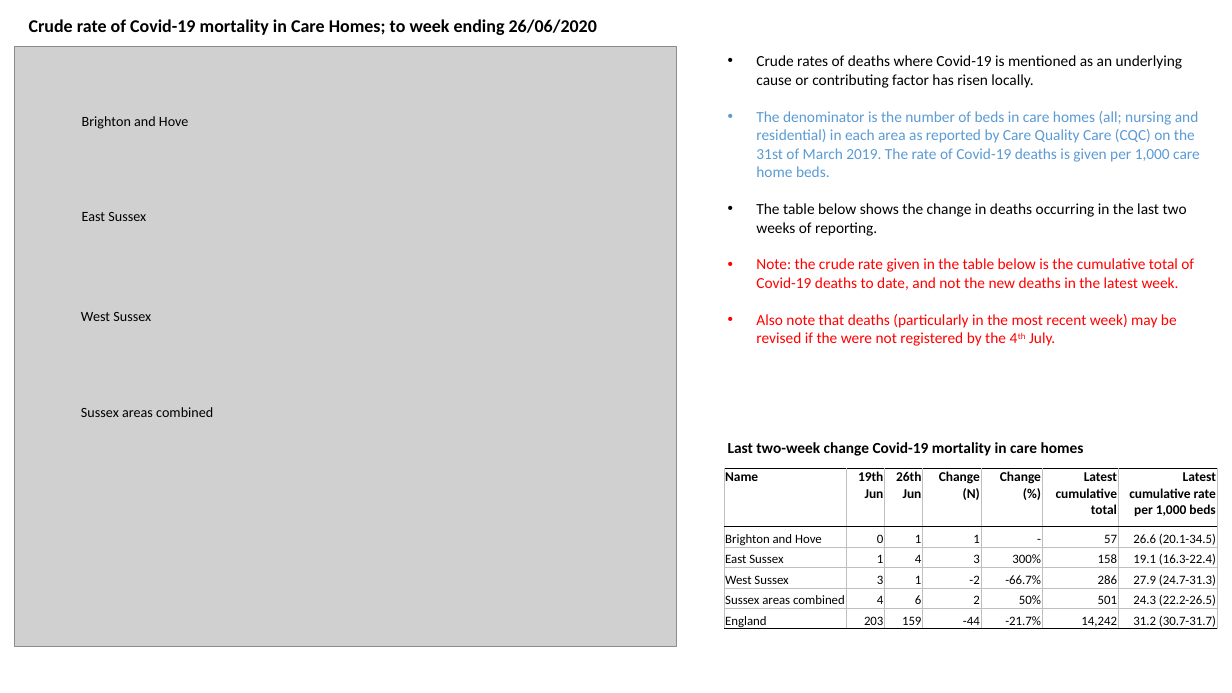
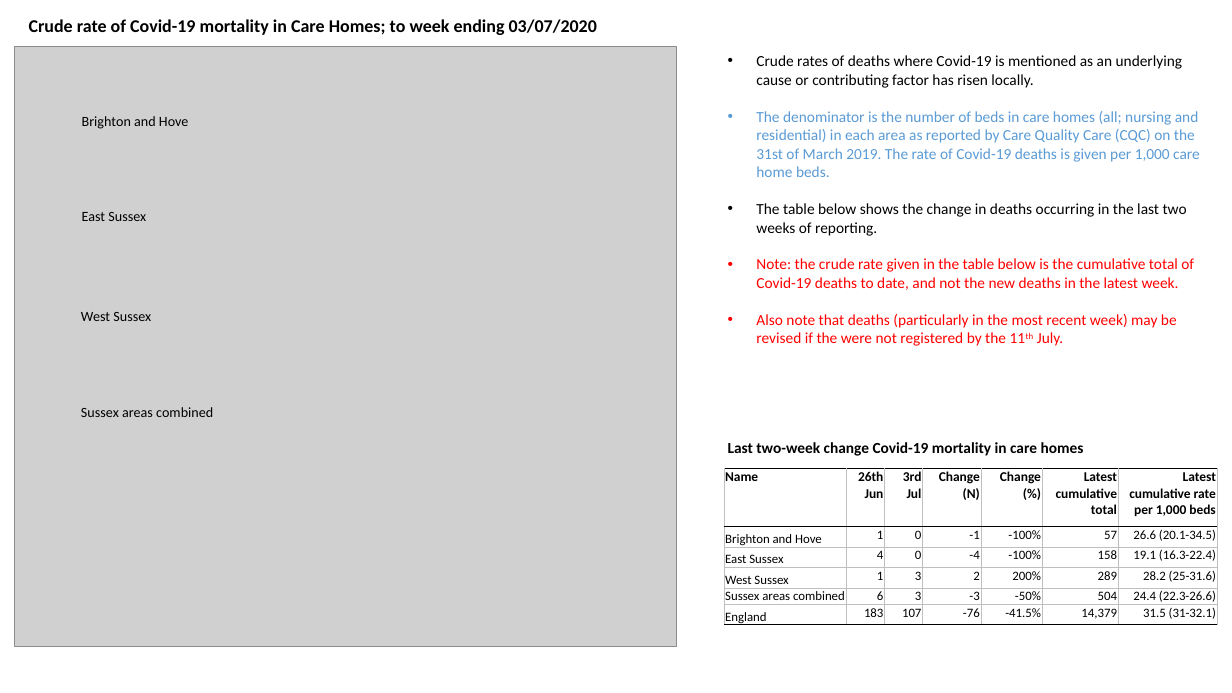
Before and after one commit to psychty/another_covid_repo, a slide deck: slide 17 of Weekly_mortality_updates_Sussex/Death Slides - Brighton and Hove 14th July update.pptx. Drawn at 1232x693 pixels with LibreOffice and Linux fonts; fonts in the diff are those of the drawing; grey boxes stand for pictures. Boxes give left, top, right and bottom in pixels: in the first picture for what was removed or moved away, otherwise in the second. Text is boxed around its words. In the diff, an @@ line names an element or a change of style, - is before the commit and + after.

```diff
--- a/Weekly_mortality_updates_Sussex/Death Slides - Brighton and Hove 14th July update.pptx
+++ b/Weekly_mortality_updates_Sussex/Death Slides - Brighton and Hove 14th July update.pptx
@@ text at (29,19,597,35): text changed @@
-Crude rate of Covid-19 mortality in Care Homes; to week ending 26/06/2020
+Crude rate of Covid-19 mortality in Care Homes; to week ending 03/07/2020
@@ text at (756,314,1177,346): text changed @@
-• Also note that deaths (particularly in the most recent week) may be revised if the were not registered by the 4th July.
+• Also note that deaths (particularly in the most recent week) may be revised if the were not registered by the 11th July.
@@ table at (725,469,1216,640) @@
-row 1, column 2: 19th Jun
+row 1, column 2: 26th Jun
-row 1, column 3: 26th Jun
+row 1, column 3: 3rd Jul
-row 2: Brighton and Hove | 0 | 1 | 1 | - | 57 | 26.6 (20.1-34.5)
+row 2: Brighton and Hove | 1 | 0 | -1 | -100% | 57 | 26.6 (20.1-34.5)
-row 3: East Sussex | 1 | 4 | 3 | 300% | 158 | 19.1 (16.3-22.4)
+row 3: East Sussex | 4 | 0 | -4 | -100% | 158 | 19.1 (16.3-22.4)
-row 4: West Sussex | 3 | 1 | -2 | -66.7% | 286 | 27.9 (24.7-31.3)
+row 4: West Sussex | 1 | 3 | 2 | 200% | 289 | 28.2 (25-31.6)
-row 5: Sussex areas combined | 4 | 6 | 2 | 50% | 501 | 24.3 (22.2-26.5)
+row 5: Sussex areas combined | 6 | 3 | -3 | -50% | 504 | 24.4 (22.3-26.6)
-row 6: England | 203 | 159 | -44 | -21.7% | 14,242 | 31.2 (30.7-31.7)
+row 6: England | 183 | 107 | -76 | -41.5% | 14,379 | 31.5 (31-32.1)
```
Also in this commit, not shown: 8 other slides changed, 26 other files.
